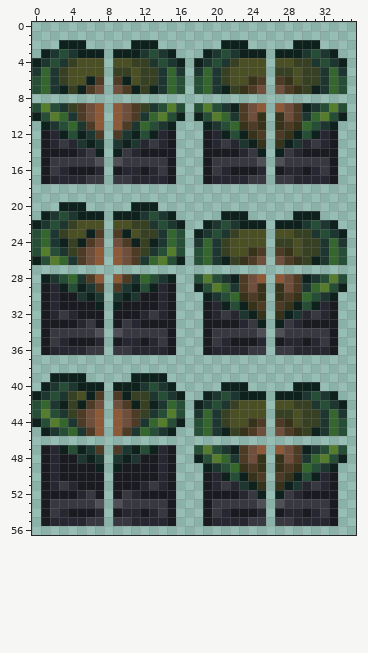
A pixel-art sprite gets an edit: Content/Tiles/Cemetery/Furniture/CemeteryBiomeChest.png. This is how it looked before the edit.
The file is 72x114 pixels, drawn in blocks of 2x2; one block is one cell here.
The result:
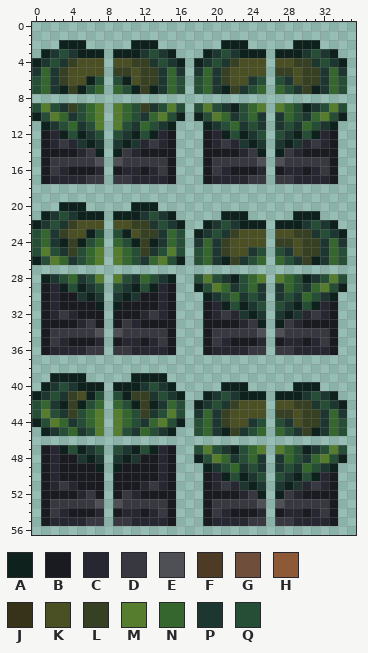
Palette (. is transparent): A #0e211c  B #1a1a21  C #272731  D #383840  E #4f4f56  F #4e3b25  G #6f4f3b  H #8e5936  J #37321a  K #4b4f24  L #374022  M #567c2e  N #34662e  P #1d3730  Q #264d35
The edit:
The author changed colour H to colour M in row 9 at x 7, 9, 25 and 27; in rows 10 to 11 at x 7 and 9; in rows 25 to 26 at x 7 and 9; in row 28 at x 7, 9, 25 and 27; in rows 43 to 45 at x 7 and 9; in row 47 at x 25 and 27.
The author changed colour G to colour N in row 7 at x 7, 9, 25 and 27; in rows 9 to 10 at x 6, 10, 24 and 28; in row 24 at x 7 and 9; in row 25 at x 6 and 10; in row 26 at x 6, 10, 25 and 27; in rows 28 to 29 at x 24 and 28.
The author changed colour G to colour N in row 42 at x 7 and 9; in rows 43 to 44 at x 6 and 10; in row 45 at x 25 and 27; in rows 47 to 48 at x 24 and 28.
The author changed colour J to colour P in row 6 at x 24 and 28; in row 7 at x 23 and 29; in row 10 at x 25 and 27; in row 11 at x 23, 25, 27 and 29; in row 12 at x 24 and 28; in row 13 at x 25 and 27.
The author changed colour J to colour P in row 25 at x 24 and 28; in row 26 at x 23 and 29; in row 29 at x 25 and 27; in row 30 at x 23, 25, 27 and 29; in row 31 at x 24 and 28; in row 32 at x 25 and 27.
The author changed colour J to colour P in row 44 at x 24 and 28; in row 45 at x 23 and 29; in row 48 at x 25 and 27; in row 49 at x 23, 25, 27 and 29; in row 50 at x 24 and 28; in row 51 at x 25 and 27.
The author changed colour F to colour Q in row 6 at x 7, 9, 25 and 27; in row 7 at x 6, 10, 24 and 28; in rows 9 to 10 at x 5, 11, 23 and 29; in row 11 at x 6, 10, 24 and 28; in row 12 at x 7, 9, 25 and 27; in row 23 at x 7 and 9.
The author changed colour F to colour Q in row 24 at x 6 and 10; in row 25 at x 5, 11, 25 and 27; in row 26 at x 5, 11, 24 and 28; in row 28 at x 6, 10, 23 and 29; in row 29 at x 7, 9, 23 and 29; in row 30 at x 24 and 28.
The author changed colour F to colour Q in row 31 at x 25 and 27; in row 41 at x 7 and 9; in row 42 at x 6 and 10; in row 43 at x 5 and 11; in row 44 at x 5, 11, 25 and 27; in row 45 at x 6, 10, 24 and 28.
The author changed colour F to colour Q in row 47 at x 7, 9, 23 and 29; in row 48 at x 23 and 29; in row 49 at x 24 and 28; in row 50 at x 25 and 27.
Pixel boxes of the changes (left, top, right, bottom) in both pictures:
changed: (77, 76, 140, 139)
changed: (239, 76, 302, 148)
changed: (77, 229, 140, 292)
changed: (239, 247, 302, 319)
changed: (77, 391, 140, 454)
changed: (239, 418, 302, 490)
